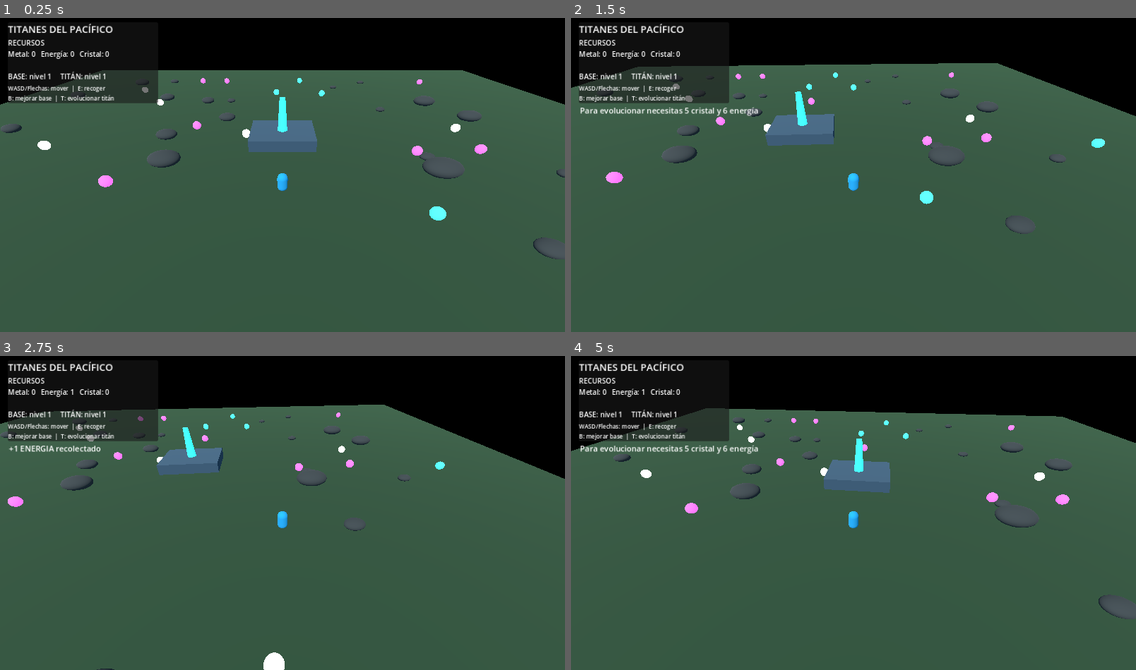
Above: before the commit, frames 1-4 (two rows, left to right).
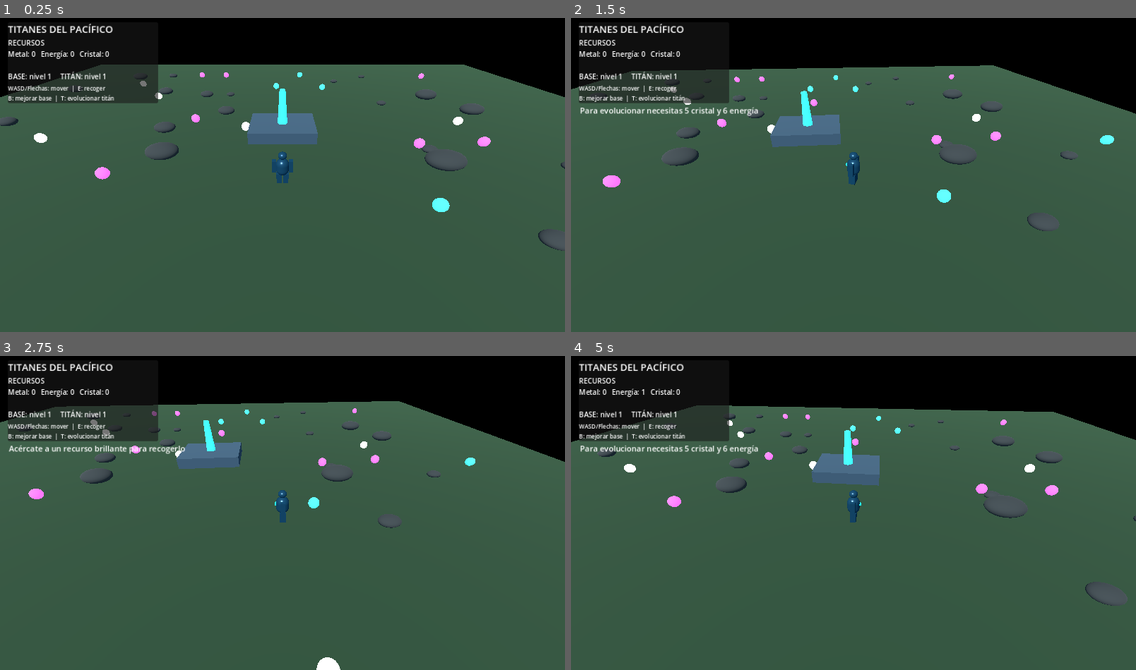
Above: after the commit, the same moments.

Repository: edwjacpinros2012-dev/Titanes-del-Pac-fico-
Game: Godot game, scene res://scenes/main.tscn
Two runs of this game, one before a commit and one after it. Both use one fixed random seed, a clock stepped at 60 frames per second and the inputs below.
Inputs:
- Up to frame 1 (0.25 s): no input
- Up to frame 2 (1.5 s): hold D (move_right) 0.53-1.28 s; hold E (collect) 0.53-1.28 s; hold S (move_back) from 1.28 s (still down); tap T (evolve_titan) at 1.35 s
- Up to frame 3 (2.75 s): release S (move_back) at 2.03 s; hold D (move_right) from 2.03 s (still down); hold E (collect) from 2.03 s (still down)
- Up to frame 4 (5 s): release D (move_right) at 2.78 s; release E (collect) at 2.78 s; hold W (move_forward) 2.78-3.53 s; tap T (evolve_titan) at 2.85, 4.35 s; hold E (collect) 3.53-4.28 s; hold A (move_left) from 3.53 s (still down)

The runs differ from the first frame. In frame 1, 4.5% of the frame differs, in the area x 0-100%, y 14-77%; in frame 2, 2.7%; in frame 3, 5.2%, in the area x 0-100%, y 10-100%; in frame 4, 4.1%.

Commit message:
Integrar Titán Alfa controlable en la escena principal

Diff:
--- a/scripts/main.gd
+++ b/scripts/main.gd
@@ -29,23 +29,9 @@
 		camera.look_at(player.global_position + Vector3(0, 1, 0), Vector3.UP)
 	_try_collect_nearby()
 
-func _physics_process(delta: float) -> void:
-	if not player:
-		return
-	var input_dir := Vector2(
-		Input.get_action_strength("move_right") - Input.get_action_strength("move_left"),
-		Input.get_action_strength("move_back") - Input.get_action_strength("move_forward")
-	)
-	var direction := Vector3(input_dir.x, 0, input_dir.y).normalized()
-	player.velocity.x = direction.x * MOVE_SPEED
-	player.velocity.z = direction.z * MOVE_SPEED
-	if not player.is_on_floor():
-		player.velocity.y -= 24.0 * delta
-	else:
-		player.velocity.y = 0
-	player.move_and_slide()
-	if direction.length() > 0.1:
-		player.rotation.y = lerp_angle(player.rotation.y, atan2(direction.x, direction.z), delta * 10.0)
+func _physics_process(_delta: float) -> void:
+	# El movimiento ahora pertenece al controlador del Titán Alfa.
+	pass
 
 func _unhandled_input(event: InputEvent) -> void:
 	if event.is_action_pressed("collect"):
@@ -118,22 +104,16 @@
 	add_child(camera)
 
 func _create_player() -> void:
-	player = CharacterBody3D.new()
-	player.name = "Explorador"
-	player.position = Vector3(0, 1.2, 2)
-	var body_mesh := MeshInstance3D.new()
-	var capsule := CapsuleMesh.new()
-	capsule.radius = 0.48
-	capsule.height = 1.8
-	body_mesh.mesh = capsule
-	body_mesh.material_override = _material(Color(0.12, 0.65, 0.9))
-	player.add_child(body_mesh)
-	var collision := CollisionShape3D.new()
-	var shape := CapsuleShape3D.new()
-	shape.radius = 0.48
-	shape.height = 1.8
-	collision.shape = shape
-	player.add_child(collision)
+	var titan_scene := load("res://scenes/characters/titans/titan_alpha.tscn") as PackedScene
+	if titan_scene == null:
+		push_error("No se pudo cargar la escena de Titán Alfa.")
+		return
+	player = titan_scene.instantiate() as CharacterBody3D
+	if player == null:
+		push_error("La escena de Titán Alfa necesita un CharacterBody3D como raíz.")
+		return
+	player.name = "TitanAlfa"
+	player.position = Vector3(0, 0, 2)
 	add_child(player)
 
 func _create_base_visual(pos: Vector3) -> void:
